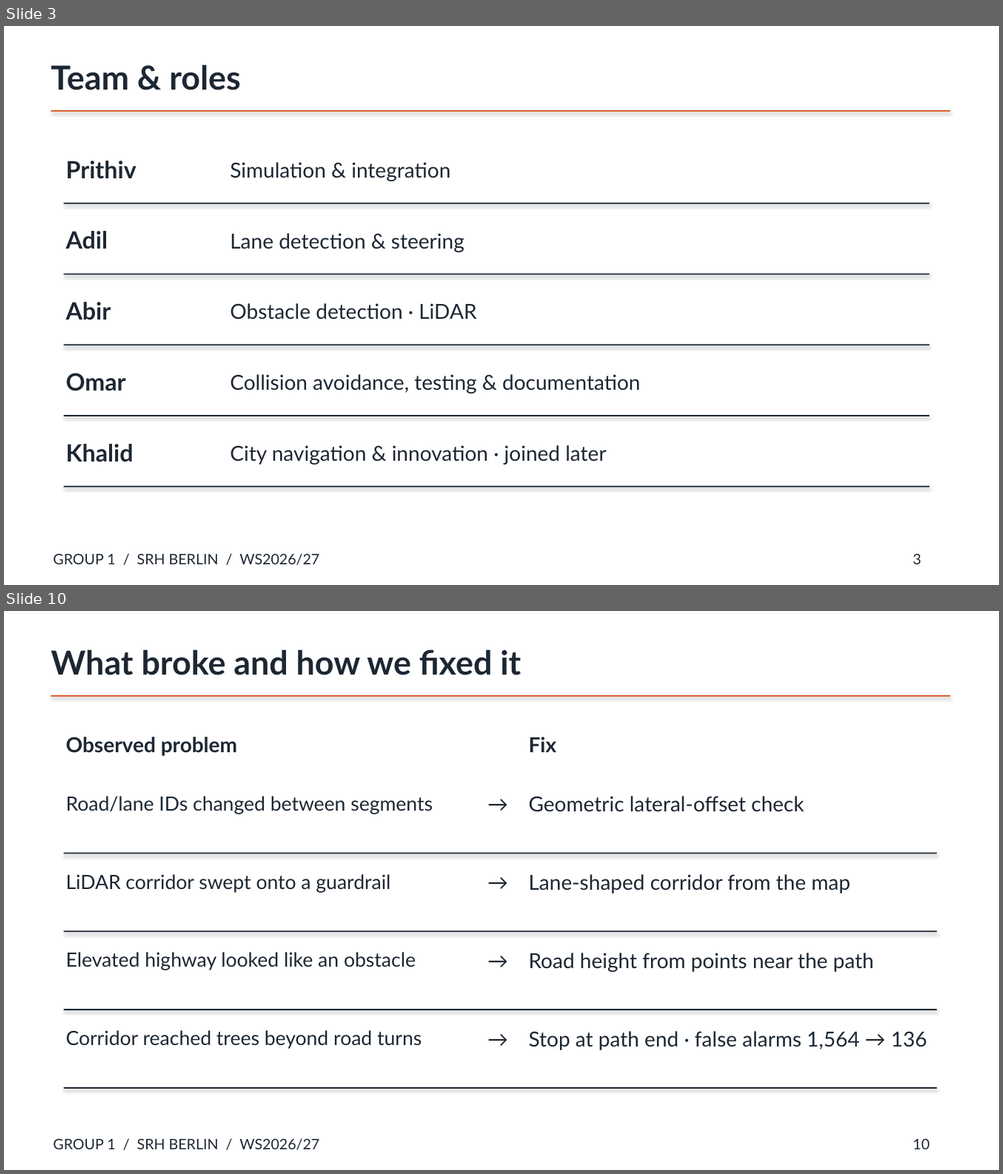
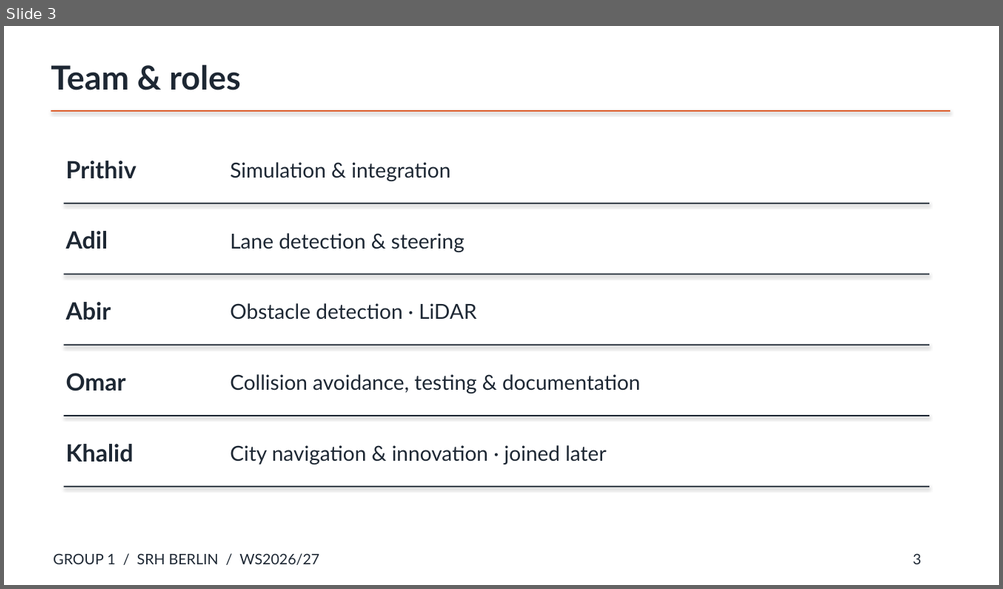
Before and after one commit to auto-m8te/carla-av-group1, a slide deck: report/Group1_Presentation.pptx. Shown one above the other, each under a label of ours: slides 3 and 10 before the commit, slide 3 after it; the slides between them are not shown. The pictures are 1003x1174 and 1003x589 pixels, drawn with LibreOffice and Linux fonts; fonts in the diff are those of the drawing. Boxes give left, top, right and bottom in pixels: in the first picture for what was removed or moved away, otherwise in the second. Text is boxed around its words. In the diff, an @@ line names an element or a change of style, - is before the commit and + after.

```diff
--- a/report/Group1_Presentation.pptx
+++ b/report/Group1_Presentation.pptx
@@ slide 10 removed at (4, 611, 999, 1170), background #FFFFFF @@
@@ text removed at (51, 649, 521, 675) @@
-What broke and how we fixed it
@@ rectangle removed at (51, 695, 950, 697) @@
@@ text removed at (66, 737, 237, 756) @@
-Observed problem
@@ text removed at (529, 737, 557, 752) @@
-Fix
@@ text removed at (485, 786, 519, 831) @@
-→
@@ text removed at (66, 796, 432, 815) @@
-Road/lane IDs changed between segments
@@ text removed at (529, 796, 803, 812) @@
-Geometric lateral-offset check
@@ rectangle removed at (64, 853, 936, 854) @@
@@ text removed at (66, 874, 390, 893) @@
-LiDAR corridor swept onto a guardrail
@@ text removed at (485, 865, 519, 909) @@
-→
@@ text removed at (529, 874, 851, 894) @@
-Lane-shaped corridor from the map
@@ rectangle removed at (64, 931, 936, 933) @@
@@ text removed at (485, 943, 519, 988) @@
-→
@@ text removed at (66, 952, 415, 971) @@
-Elevated highway looked like an obstacle
@@ text removed at (529, 953, 874, 972) @@
-Road height from points near the path
@@ rectangle removed at (64, 1009, 936, 1011) @@
@@ text removed at (66, 1031, 421, 1049) @@
-Corridor reached trees beyond road turns
@@ text removed at (485, 1022, 519, 1066) @@
-→
@@ text removed at (529, 1031, 927, 1051) @@
-Stop at path end · false alarms 1,564 → 136
@@ rectangle removed at (64, 1088, 936, 1089) @@
@@ text removed at (53, 1139, 319, 1150) @@
-GROUP 1 / SRH BERLIN / WS2026/27
@@ text removed at (913, 1139, 930, 1150) @@
-10
```
Also in this commit, not shown: 4 slides changed, 7 slides added, 4 other slides removed, 16 other files.
